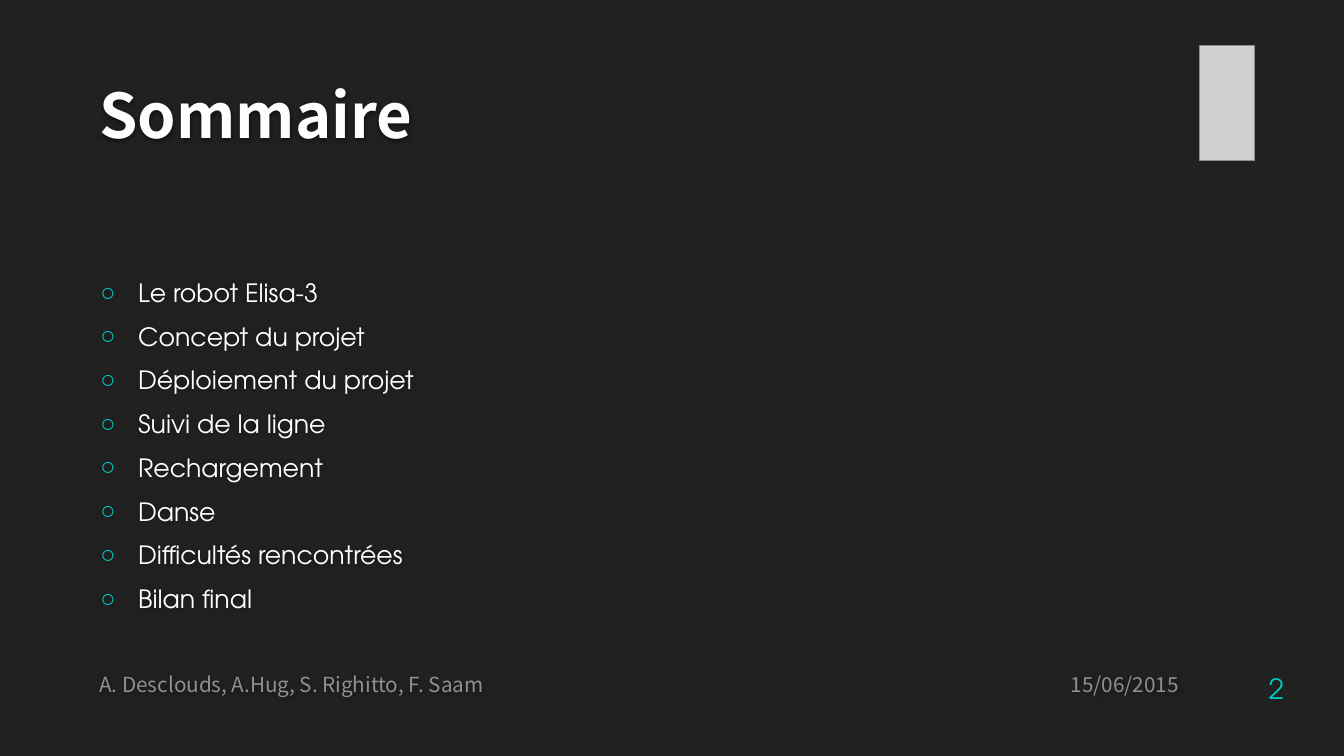
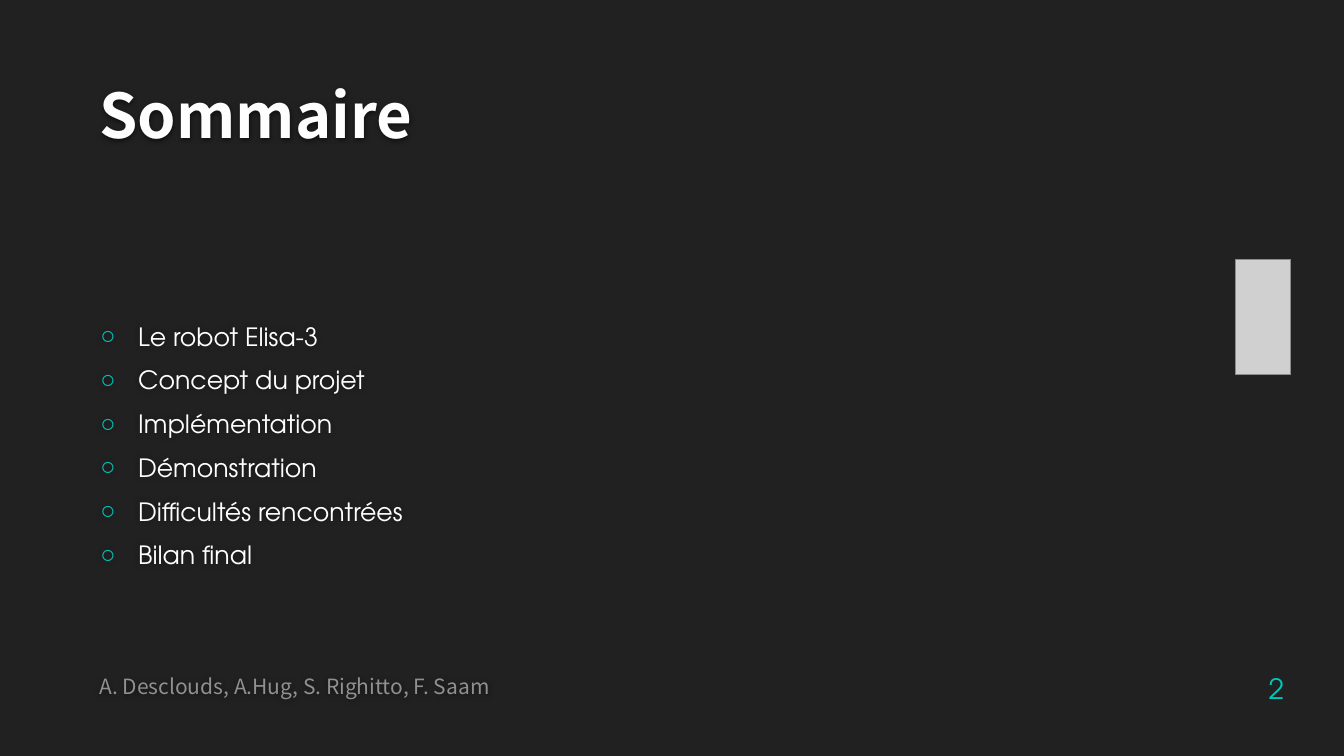
Before and after one commit to SimoneRighitto/SFT15_Elisa, a slide deck: slide 2 of Elisa-3_presentation.pptx. Drawn at 1344x756 pixels with LibreOffice and Linux fonts; fonts in the diff are those of the drawing; grey boxes stand for pictures; background and template pictures are left out. Boxes give left, top, right and bottom in pixels: in the first picture for what was removed or moved away, otherwise in the second. Text is boxed around its words. In the diff, an @@ line names an element or a change of style, - is before the commit and + after.

Commit message:
updating ppt

```diff
--- a/Elisa-3_presentation.pptx
+++ b/Elisa-3_presentation.pptx
@@ picture removed at (1200,45,1255,160) @@
@@ picture added at (1236,259,1292,374) @@
@@ text at (138,414,332,478): text changed @@
-○ Déploiement du projet
-○ Suivi de la ligne
-○ Rechargement
-○ Danse
+○ Implémentation
+○ Démonstration
@@ text at (99,677,490,699): text changed; size 14.8 to 15 pt @@
-A. Desclouds, A.Hug, S. Righitto, F. Saam 15/06/2015
+A. Desclouds, A.Hug, S. Righitto, F. Saam
```
Also in this commit, not shown: 13 slides added.
